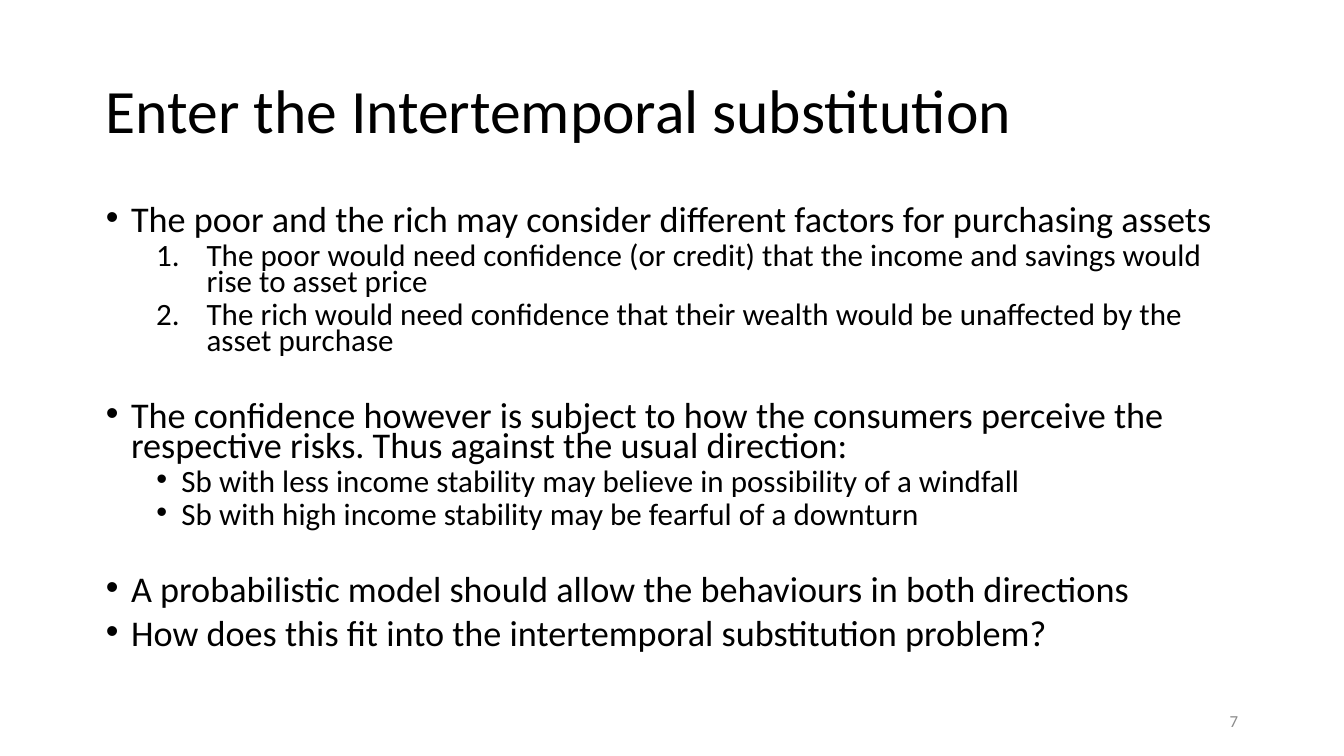
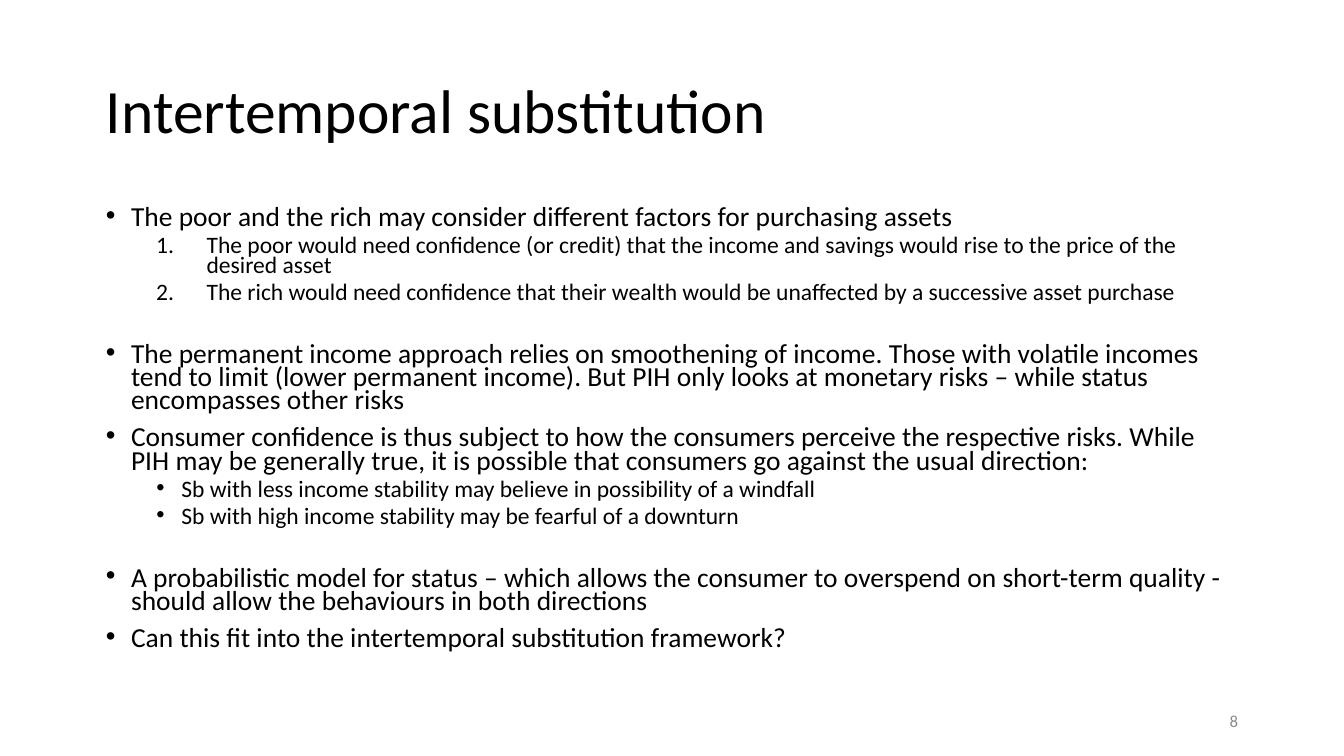
Before and after one commit to anuragr81/research, a slide deck: slide 8 of consumption/presentationFeb2020.pptx (slide 7 before the commit). Drawn at 1344x756 pixels with LibreOffice and Linux fonts; fonts in the diff are those of the drawing; background and template pictures are left out. Boxes give left, top, right and bottom in pixels: in the first picture for what was removed or moved away, otherwise in the second. Text is boxed around its words. In the diff, an @@ line names an element or a change of style, - is before the commit and + after.

Commit message:
Adding details of non-stochastic model.

```diff
--- a/consumption/presentationFeb2020.pptx
+++ b/consumption/presentationFeb2020.pptx
@@ title at <box>106,90,765,143</box>: text changed @@
-Enter the Intertemporal substitution
+Intertemporal substitution
@@ text at <box>131,207,952,528</box>: size 19.4 to 14.7 pt in "The poor and the rich may consider ..."; size 16.6 to 12.6 pt in "Sb with less income stability may believe ...", "Sb with high income stability may be ..." @@
@@ text at <box>131,236,1198,475</box>: text changed; size 16.6 to 14.7 pt @@
-  1. The poor would need confidence (or credit) that the income and savings would rise to asset price
-  2. The rich would need confidence that their wealth would be unaffected by the asset purchase
-• The confidence however is subject to how the consumers perceive the respective risks. Thus against the usual direction:
+  1. The poor would need confidence (or credit) that the income and savings would rise to the price of the desired asset
+  2. The rich would need confidence that their wealth would be unaffected by a successive asset purchase
+• The permanent income approach relies on smoothening of income. Those with volatile incomes tend to limit (lower permanent income). But PIH only looks at monetary risks – while status encompasses other risks
+• Consumer confidence is thus subject to how the consumers perceive the respective risks. While PIH may be generally true, it is possible that consumers go against the usual direction:
@@ text at <box>131,568,1205,652</box>: text changed; size 19.4 to 14.7 pt @@
-• A probabilistic model should allow the behaviours in both directions
-• How does this fit into the intertemporal substitution problem?
+• A probabilistic model for status – which allows the consumer to overspend on short-term quality - should allow the behaviours in both directions
+• Can this fit into the intertemporal substitution framework?
@@ page number at <box>1230,715,1239,727</box>: text changed @@
-7
+8
```
Also in this commit, not shown: 9 other slides changed, 2 slides added, 1 other file.
